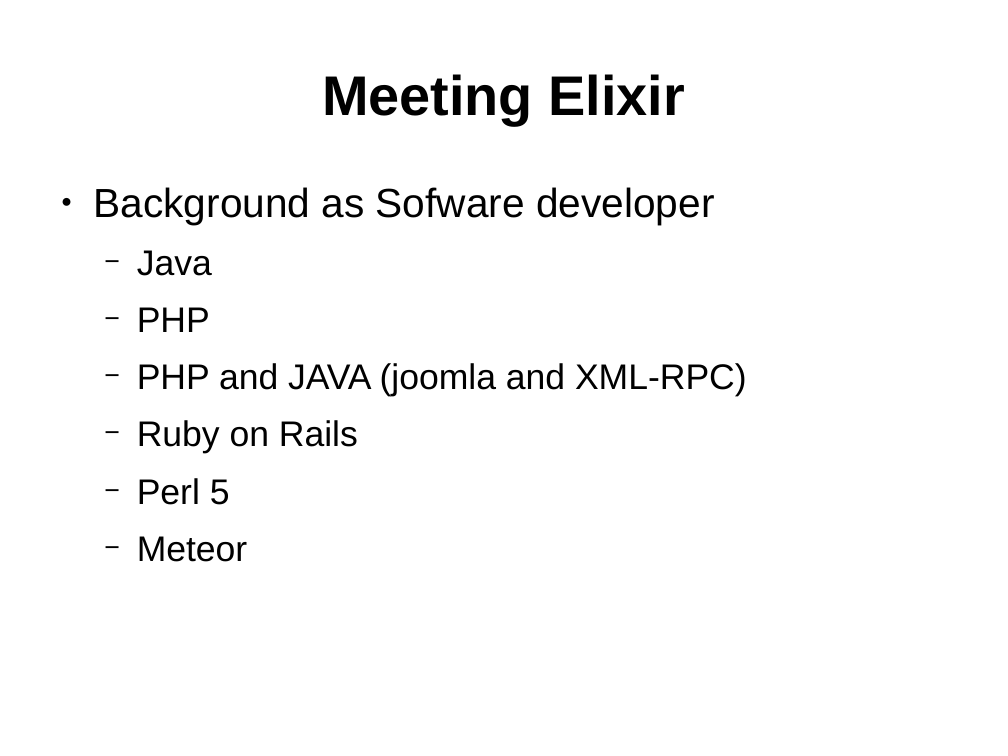
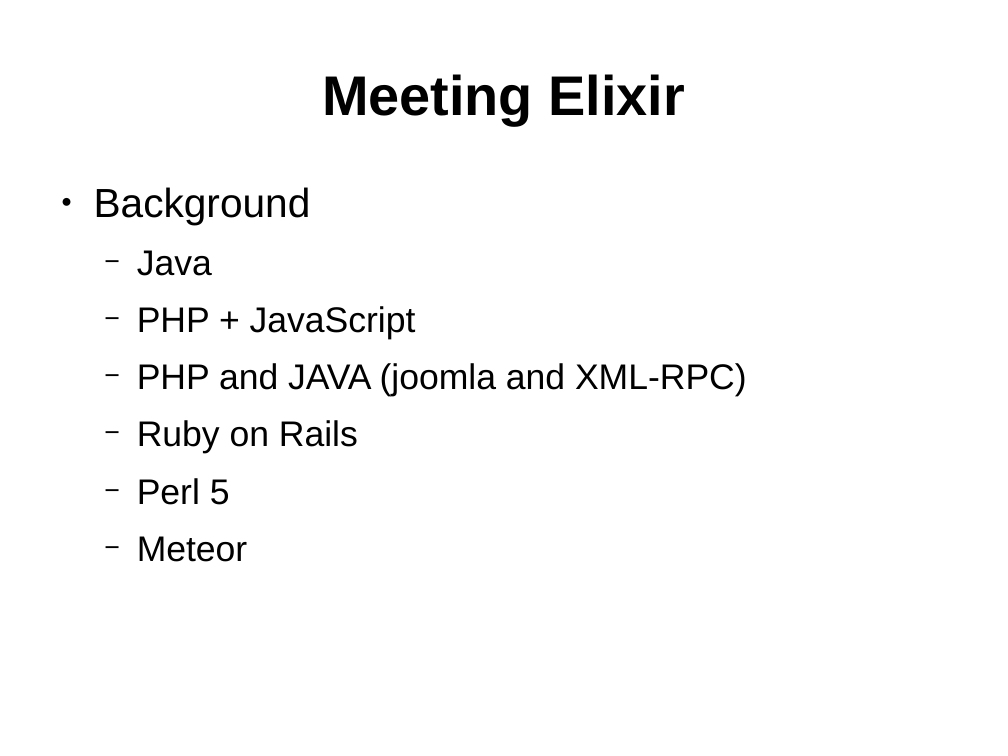
Before and after one commit to ramortegui/talks, a slide deck: slide 3 of porting-perl-package-to-elixir.odp. Drawn at 1008x756 pixels with LibreOffice and Linux fonts; fonts in the diff are those of the drawing. Boxes give left, top, right and bottom in pixels: in the first picture for what was removed or moved away, otherwise in the second. Text is boxed around its words. In the diff, an @@ line names an element or a change of style, - is before the commit and + after.

```diff
--- a/porting-perl-package-to-elixir.odp
+++ b/porting-perl-package-to-elixir.odp
@@ text at [94,187,311,225]: text changed @@
-● Background as Sofware developer
+● Background
@@ text at [137,306,416,340]: text changed @@
-  − PHP
+  − PHP + JavaScript
```
Also in this commit, not shown: 10 other slides changed, 1 slide added, 2 slides removed.
